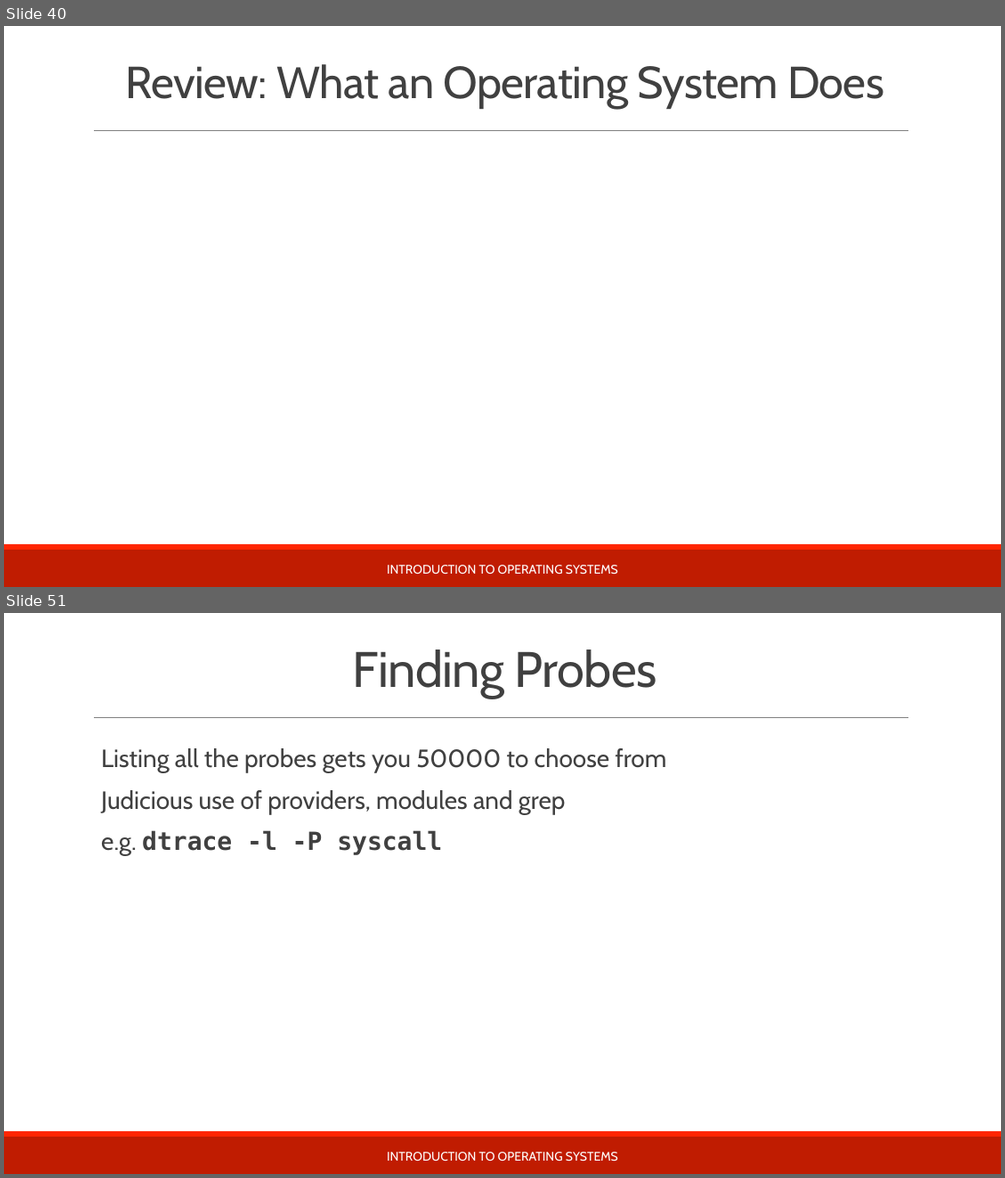
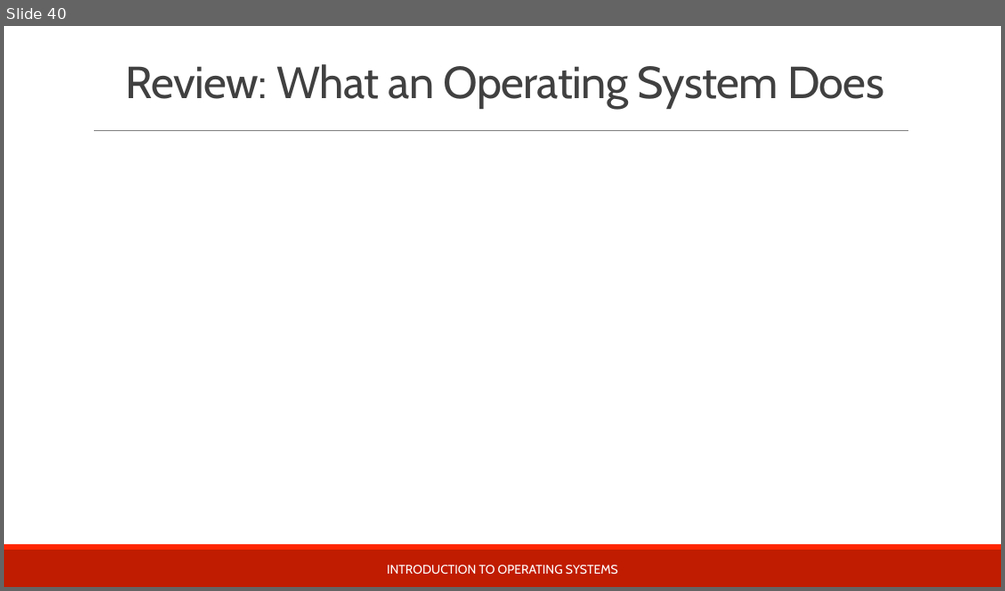
Before and after one commit to teachbsd/course, a slide deck: undergraduate/lectures/introduction.pptx. Shown one above the other, each under a label of ours: slides 40 and 51 before the commit, slide 40 after it; the slides between them are not shown. The pictures are 1005x1178 and 1005x591 pixels, drawn with LibreOffice and Linux fonts; fonts in the diff are those of the drawing; background and template pictures are left out. Boxes give left, top, right and bottom in pixels: in the first picture for what was removed or moved away, otherwise in the second. Text is boxed around its words. In the diff, an @@ line names an element or a change of style, - is before the commit and + after.

Commit message:
Move debugging and tracing slides to their own presentation. Add a new section on Kernel Services which will encompass system calls

```diff
--- a/undergraduate/lectures/introduction.pptx
+++ b/undergraduate/lectures/introduction.pptx
@@ slide 51 removed at [4, 613, 1001, 1174], background #FFFFFF; not listed: 3 template elements that a slide beside it also shows @@
@@ title removed at [353, 649, 657, 698] @@
-Finding Probes
@@ text removed at [101, 748, 667, 856] @@
-  Listing all the probes gets you 50000 to choose from
-  Judicious use of providers, modules and grep
-  e.g. dtrace -l -P syscall
@@ text removed at [387, 1151, 618, 1161] @@
-INTRODUCTION TO OPERATING SYSTEMS
```
Also in this commit, not shown: 26 other slides removed, 2 other files.
